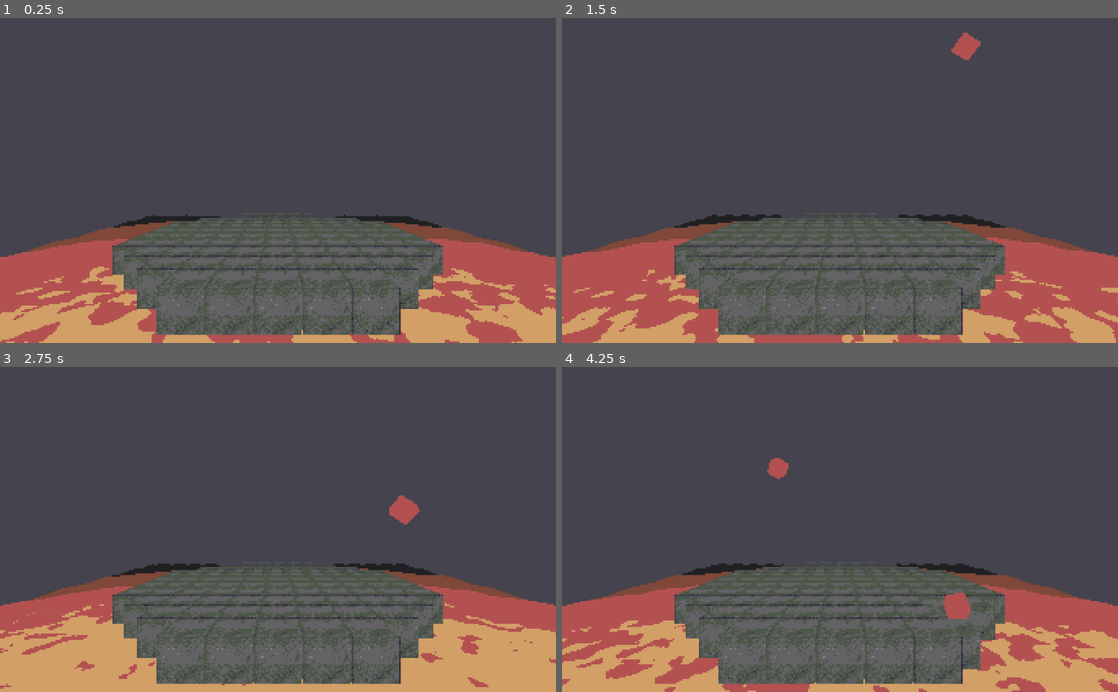
Above: before the commit, frames 1-4 (two rows, left to right).
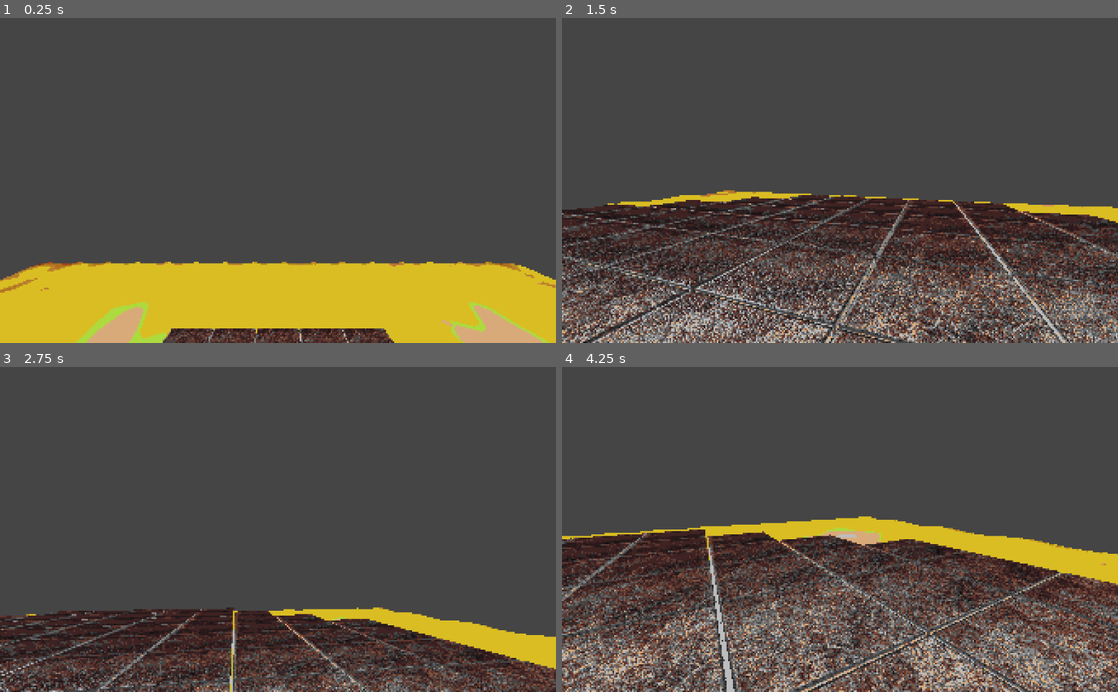
Above: after the commit, the same moments.

Repository: jiisloth/LD50
Game: Godot game, scene res://View.tscn
Same seed, same stepped clock (60 frames per second), same inputs: the game is played once before the commit and once after it. This scene is started directly instead of the project's main scene.
Inputs (mouse positions are in pixels of both pictures, inside the frame that each line leads up to):
- Up to frame 1 (0.25 s): no input
- Up to frame 2 (1.5 s): move the mouse to (962, 164) at 0.52 s; hold D (strafe_right) 0.53-1.28 s; click (962, 164) at 0.67 s; tap Space (jump) at 0.77 s; move the mouse to (728, 196) at 1.27 s; hold S (backward) from 1.28 s (still down)
- Up to frame 3 (2.75 s): tap Space (jump) at 1.52 s; move the mouse to (333, 458) at 2.02 s; release S (backward) at 2.03 s; hold D (strafe_right) from 2.03 s (still down)
- Up to frame 4 (4.25 s): move the mouse to (812, 594) at 2.77 s; release D (strafe_right) at 2.78 s; hold W (forward) 2.78-3.53 s; click (812, 594) at 2.92 s; tap Space (jump) at 3.02, 3.77 s; move the mouse to (1006, 578) at 3.52 s; hold A (strafe_left) from 3.53 s (still down)

The runs differ from the first frame. In frame 1, 30% of the frame differs, in the area x 0-100%, y 60-100%; in frame 2, 40%; in frame 3, 30%; in frame 4, 44%, in the area x 0-100%, y 27-100%.

Commit message:
added player to the level

Diff:
--- a/Project/Level.gd
+++ b/Project/Level.gd
@@ -21,5 +21,5 @@
 
 func add_platform(x,z):
     var platform = Platform.instance()
-    platform.transform.origin = Vector3(x*4.1, 3, z*4.1)
+    platform.transform.origin = Vector3(x*4.1, 1.5, z*4.1)
     add_child(platform)
--- a/Project/Level.tscn
+++ b/Project/Level.tscn
@@ -1,9 +1,10 @@
-[gd_scene load_steps=5 format=2]
+[gd_scene load_steps=6 format=2]
 
 [ext_resource path="res://Level.gd" type="Script" id=1]
 [ext_resource path="res://Magma.tscn" type="PackedScene" id=2]
 [ext_resource path="res://Platform.tscn" type="PackedScene" id=3]
 [ext_resource path="res://CubeDropper.tscn" type="PackedScene" id=4]
+[ext_resource path="res://Player.tscn" type="PackedScene" id=5]
 
 [node name="Level" type="Spatial"]
 script = ExtResource( 1 )
@@ -12,7 +13,7 @@
 [node name="Magma" parent="." instance=ExtResource( 2 )]
 transform = Transform( 1, 0, 0, 0, 1, 0, 0, 0, 1, 0, -5, 0 )
 
-[node name="Camera" type="Camera" parent="."]
-transform = Transform( 1, 0, 0, 0, 1, 0, 0, 0, 1, 0, 13.9869, 41.9627 )
+[node name="CubeDropper" parent="." instance=ExtResource( 4 )]
 
-[node name="CubeDropper" parent="." instance=ExtResource( 4 )]
+[node name="Player" parent="." instance=ExtResource( 5 )]
+transform = Transform( 1, 0, 0, 0, 1, 0, 0, 0, 1, 0, 15.5278, 0 )
--- /dev/null
+++ b/Project/Magma.gd
@@ -0,0 +1,21 @@
+extends Spatial
+
+
+# Declare member variables here. Examples:
+# var a = 2
+# var b = "text"
+
+
+# Called when the node enters the scene tree for the first time.
+func _ready():
+    pass # Replace with function body.
+
+
+# Called every frame. 'delta' is the elapsed time since the previous frame.
+#func _process(delta):
+#    pass
+
+
+func _on_Area_body_entered(body):
+    if body.is_in_group("Weight"):
+        body.linear_velocity = body.linear_velocity/50.0
--- /dev/null
+++ b/Project/Magma.tres
@@ -0,0 +1,39 @@
+[gd_resource type="ShaderMaterial" load_steps=4 format=2]
+
+[sub_resource type="Shader" id=5]
+code = "shader_type spatial;
+
+uniform vec4 color1 : hint_color;
+uniform vec4 color2 : hint_color;
+uniform sampler2D noise;
+
+float height(vec2 pos, float time) {
+    return (0.1*sin(pos.x+time)+0.2*sin(pos.y*0.5+time*0.5));
+   }
+
+void vertex() {
+    VERTEX.y = height(VERTEX.xz, TIME);
+    TANGENT = normalize(vec3(0.0, height(VERTEX.xz + vec2(0.0, 0.2), TIME) - height(VERTEX.xz + vec2(0.0, -0.2), TIME), 0.4));
+    BINORMAL = normalize(vec3(0.4, height(VERTEX.xz + vec2(0.2, 0.0), TIME) - height(VERTEX.xz + vec2(-0.2, 0.0), TIME ), 0.0));
+    NORMAL = cross(TANGENT, BINORMAL);
+   }
+
+void fragment() {
+    float noiseC = texture(noise, vec2(UV.x+sin(TIME*0.1)*0.1, UV.y+cos(TIME*0.1)*0.1)*2.0).r;
+    vec4 color = mix(color1, color2, noiseC+sin(TIME*1.5)*0.1);
+    ALBEDO = color.rgb;
+}"
+
+[sub_resource type="OpenSimplexNoise" id=6]
+
+[sub_resource type="NoiseTexture" id=7]
+width = 1024
+height = 1024
+seamless = true
+noise = SubResource( 6 )
+
+[resource]
+shader = SubResource( 5 )
+shader_param/color1 = Color( 1, 0.701961, 0, 1 )
+shader_param/color2 = Color( 1, 0, 0, 1 )
+shader_param/noise = SubResource( 7 )
--- a/Project/Magma.tscn
+++ b/Project/Magma.tscn
@@ -1,4 +1,7 @@
-[gd_scene load_steps=9 format=2]
+[gd_scene load_steps=7 format=2]
+
+[ext_resource path="res://Magma.tres" type="Material" id=1]
+[ext_resource path="res://Magma.gd" type="Script" id=2]
 
 [sub_resource type="CubeMesh" id=1]
 size = Vector3( 100, 1, 100 )
@@ -14,45 +17,8 @@
 subdivide_width = 100
 subdivide_depth = 100
 
-[sub_resource type="Shader" id=5]
-code = "shader_type spatial;
-
-uniform vec4 color1 : hint_color;
-uniform vec4 color2 : hint_color;
-uniform sampler2D noise;
-
-float height(vec2 pos, float time) {
-    return (0.1*sin(pos.x+time)+0.2*sin(pos.y*0.5+time*0.5));
-   }
-
-void vertex() {
-    VERTEX.y = height(VERTEX.xz, TIME);
-    TANGENT = normalize(vec3(0.0, height(VERTEX.xz + vec2(0.0, 0.2), TIME) - height(VERTEX.xz + vec2(0.0, -0.2), TIME), 0.4));
-    BINORMAL = normalize(vec3(0.4, height(VERTEX.xz + vec2(0.2, 0.0), TIME) - height(VERTEX.xz + vec2(-0.2, 0.0), TIME ), 0.0));
-    NORMAL = cross(TANGENT, BINORMAL);
-   }
-
-void fragment() {
-    float noiseC = texture(noise, vec2(UV.x+sin(TIME*0.1)*0.1, UV.y+cos(TIME*0.1)*0.1)*2.0).r;
-    vec4 color = mix(color1, color2, noiseC+sin(TIME*1.5)*0.1);
-    ALBEDO = color.rgb;
-}"
-
-[sub_resource type="OpenSimplexNoise" id=6]
-
-[sub_resource type="NoiseTexture" id=7]
-width = 1024
-height = 1024
-seamless = true
-noise = SubResource( 6 )
-
-[sub_resource type="ShaderMaterial" id=8]
-shader = SubResource( 5 )
-shader_param/color1 = Color( 1, 0.701961, 0, 1 )
-shader_param/color2 = Color( 1, 0, 0, 1 )
-shader_param/noise = SubResource( 7 )
-
 [node name="Magma" type="Spatial"]
+script = ExtResource( 2 )
 
 [node name="MeshInstance" type="MeshInstance" parent="."]
 transform = Transform( 1, 0, 0, 0, 1, 0, 0, 0, 1, 0, -5.53301, 0 )
@@ -68,9 +34,42 @@
 [node name="MeshInstance" type="MeshInstance" parent="Area"]
 transform = Transform( 1, 0, 0, 0, 1, 0, 0, 0, 1, 0, 5, 0 )
 mesh = SubResource( 4 )
-material/0 = SubResource( 8 )
+material/0 = ExtResource( 1 )
 
 [node name="OmniLight" type="OmniLight" parent="."]
-transform = Transform( 1, 0, 0, 0, 1, 0, 0, 0, 1, 0, 23.6659, -1.69244 )
+transform = Transform( 1, 0, 0, 0, 1, 0, 0, 0, 1, 32.5628, 8.27444, -34.9613 )
 light_energy = 16.0
 light_indirect_energy = 4.67
+omni_range = 53.252
+
+[node name="OmniLight5" type="OmniLight" parent="."]
+transform = Transform( 1, 0, 0, 0, 1, 0, 0, 0, 1, -3.91541, 8.27444, -4.9015 )
+light_energy = 16.0
+light_indirect_energy = 4.67
+omni_range = 53.252
+
+[node name="OmniLight6" type="OmniLight" parent="."]
+transform = Transform( 1, 0, 0, 0, 1, 0, 0, 0, 1, -43.1469, 8.27444, -4.9015 )
+light_energy = 16.0
+light_indirect_energy = 4.67
+omni_range = 53.252
+
+[node name="OmniLight2" type="OmniLight" parent="."]
+transform = Transform( 1, 0, 0, 0, 1, 0, 0, 0, 1, 32.5628, 8.27444, 21.7834 )
+light_energy = 16.0
+light_indirect_energy = 4.67
+omni_range = 53.252
+
+[node name="OmniLight3" type="OmniLight" parent="."]
+transform = Transform( 1, 0, 0, 0, 1, 0, 0, 0, 1, -23.7581, 8.27444, -34.9613 )
+light_energy = 16.0
+light_indirect_energy = 4.67
+omni_range = 53.252
+
+[node name="OmniLight4" type="OmniLight" parent="."]
+transform = Transform( 1, 0, 0, 0, 1, 0, 0, 0, 1, -23.7581, 8.27444, 21.7834 )
+light_energy = 16.0
+light_indirect_energy = 4.67
+omni_range = 53.252
+
+[connection signal="body_entered" from="Area" to="." method="_on_Area_body_entered"]
--- a/Project/Player.tscn
+++ b/Project/Player.tscn
@@ -22,6 +22,7 @@
 transform = Transform( 1, 0, 0, 0, 1, 0, 0, 0, 1, 0, 2.94647, 7.10543e-15 )
 
 [node name="Camera" type="Camera" parent="Head"]
+current = true
 
 [node name="RayCast" type="RayCast" parent="Head/Camera"]
 enabled = true
--- a/Project/View.tscn
+++ b/Project/View.tscn
@@ -43,7 +43,8 @@
 shader_param/palette = ExtResource( 2 )
 
 [sub_resource type="Environment" id=3]
-ambient_light_color = Color( 1, 1, 1, 1 )
+ambient_light_color = Color( 0.305882, 0.305882, 0.305882, 1 )
+ambient_light_energy = 5.14
 fog_enabled = true
 fog_color = Color( 0, 0, 0, 1 )
 
--- a/Project/platform.gd
+++ b/Project/platform.gd
@@ -29,7 +29,6 @@
     if distanceTraveled >= distanceTillSunk:
         return true
     else:
-        print_debug(distanceTraveled)
         return false
 
 func _destroy():
Binary file changed: Project/assets/palette.png
Binary file changed: Project/assets/tile.png
